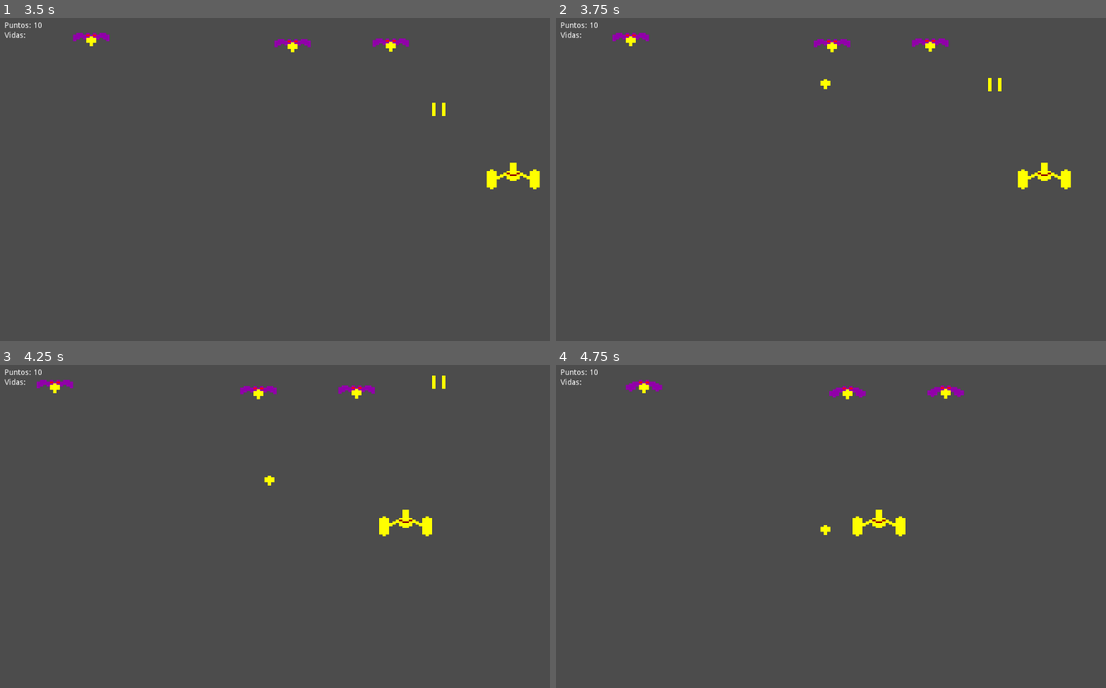
Above: before the commit, frames 1-4 (two rows, left to right).
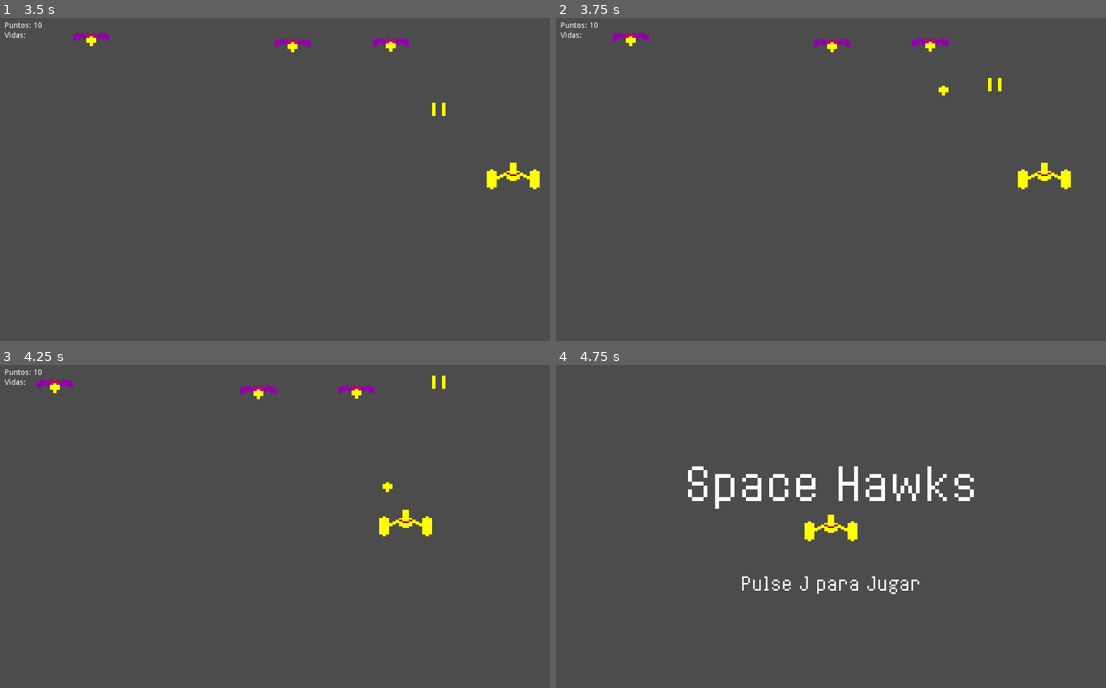
Above: after the commit, the same moments.

Repository: ncabanes/cursosYouTube
Game: Godot game, scene res://Bienvenida.tscn
Two runs of this game, one before a commit and one after it. Both use one fixed random seed, a clock stepped at 60 frames per second and the inputs below.
Inputs:
- Up to frame 1 (3.5 s): tap Enter at 0.5 s; hold Right (ui_right) 0.53-1.28 s; hold J 0.53-1.28 s; tap Space at 0.77, 1.52, 3.02 s; hold Left (ui_left) 1.28-2.03 s; tap J at 1.35, 2.85 s; hold J 2.03-2.78 s; hold Right (ui_right) from 2.03 s (still down)
- Up to frame 2 (3.75 s): release Right (ui_right) at 3.53 s; hold Left (ui_left) from 3.53 s (still down); hold J from 3.53 s (still down)
- Up to frame 3 (4.25 s): keep holding Left (ui_left); keep holding J; tap Space at 3.77 s
- Up to frame 4 (4.75 s): keep holding Left (ui_left); release J at 4.28 s; tap J at 4.35 s; tap Space at 4.52 s

Frame 1 is identical in both runs. In frame 2, less than 0.1% of the frame differs, in the area x 48-72%, y 18-25%; in frame 3, less than 0.1%; in frame 4, 3.4%, in the area x 0-76%, y 1-71%.

Commit message:
Godot 2020: Estado tras el video 12 (disparos)

Diff:
--- a/godot2020/proyecto/Marcianos/EscenaDeJuego.tscn
+++ b/godot2020/proyecto/Marcianos/EscenaDeJuego.tscn
@@ -6,6 +6,9 @@
 [ext_resource path="res://BloqueDeEnemigos.gd" type="Script" id=4]
 [ext_resource path="res://InterfazDeUsuario.tscn" type="PackedScene" id=5]
 [ext_resource path="res://Juego.gd" type="Script" id=6]
+
+[sub_resource type="RectangleShape2D" id=1]
+extents = Vector2( 46.087, 22.2448 )
 
 [node name="EscenaDeJuego" type="Node2D"]
 script = ExtResource( 6 )
@@ -17,6 +20,9 @@
 
 [node name="Sprite" type="Sprite" parent="Nave"]
 texture = ExtResource( 1 )
+
+[node name="CollisionShape2D" type="CollisionShape2D" parent="Nave"]
+shape = SubResource( 1 )
 
 [node name="Enemigo" parent="." instance=ExtResource( 3 )]
 position = Vector2( 189, 52 )
--- a/godot2020/proyecto/Marcianos/Juego.gd
+++ b/godot2020/proyecto/Marcianos/Juego.gd
@@ -15,15 +15,28 @@
 	pass # Replace with function body.
 
 func _process(delta):
+
 	tiempoTranscurridoDesdeDisparo += delta
 	if (tiempoTranscurridoDesdeDisparo >= tiempoHastaSiguienteDisparo):
+		# Prepara el tiempo hasta el disparo
 		tiempoTranscurridoDesdeDisparo = 0
 		tiempoHastaSiguienteDisparo = tiempoMinPorDisparo + \
 			randf() * (tiempoMaxPorDisparo - tiempoMinPorDisparo)
-		#print("Pium")
-		var disparo = DISPARO.instance()
-		disparo.position = Vector2(500, 100)
-		get_parent().add_child(disparo)
+
+		# Buscamos la posición de un enemigo al azar
+		var enemigoEncontrado = false
+		var intento = 0
+		while enemigoEncontrado == false and intento < 3:
+			var numeroEnemigo = randi() % get_child_count()
+			if get_child(numeroEnemigo).name.begins_with("Enemigo"):
+				enemigoEncontrado = true
+				var disparo = DISPARO.instance()
+				disparo.position = get_child(numeroEnemigo).position + \
+					Vector2(0,50)
+				get_parent().add_child(disparo)
+			intento += 1
+
+
 
 func incrementarPuntos():
 	puntos += 10
--- a/godot2020/proyecto/Marcianos/Nave.gd
+++ b/godot2020/proyecto/Marcianos/Nave.gd
@@ -7,7 +7,7 @@
 var tiempoPorCadaDisparo = 2.0
 
 func _ready():
-	pass
+	connect("area_entered", self, "recibirDisparo")
 
 func _process(delta):
 	tiempoHastaDisparo += delta
@@ -26,3 +26,7 @@
 		var disparo = DISPARO.instance()
 		disparo.position = position - Vector2(0, 40)
 		get_parent().add_child(disparo)
+
+func recibirDisparo(object):
+	object.queue_free()
+	get_tree().change_scene("res://Bienvenida.tscn")
Not shown: 1 places in godot2020/proyecto/Marcianos/EscenaDeJuego.tscn that only renumber resources
Not shown, changed: godot2020/README.md
Not shown, added: godot2020/versiones/Marcianos-godot012-disparos2.zip
